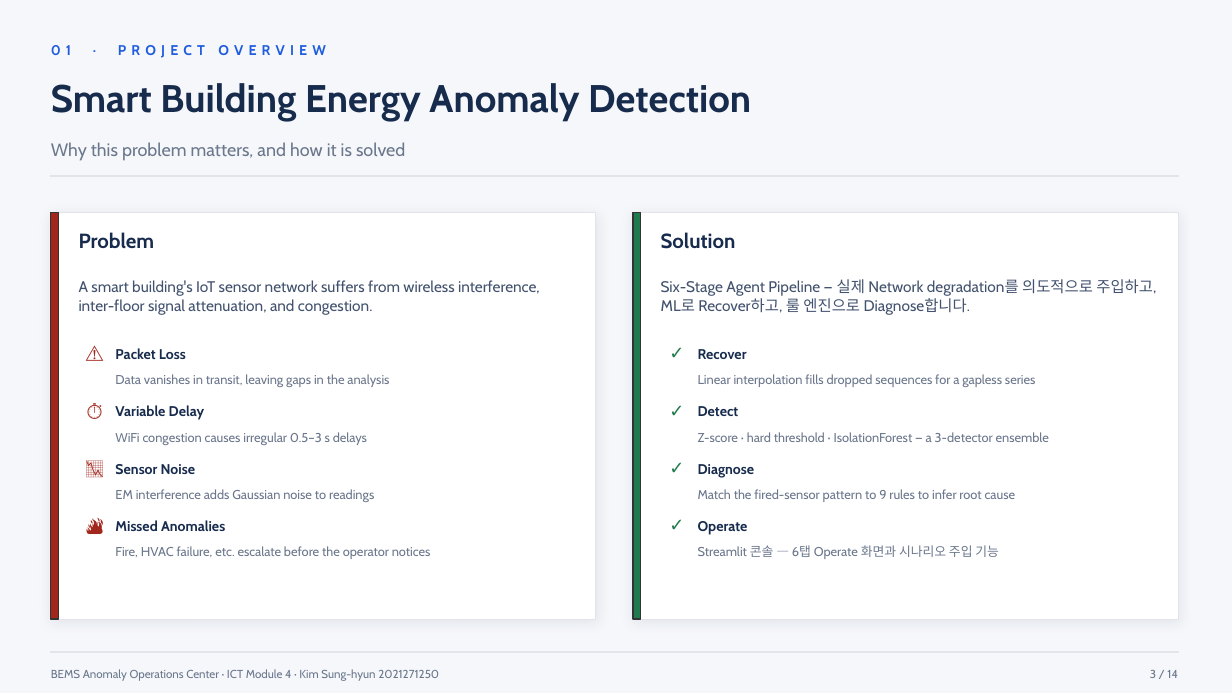
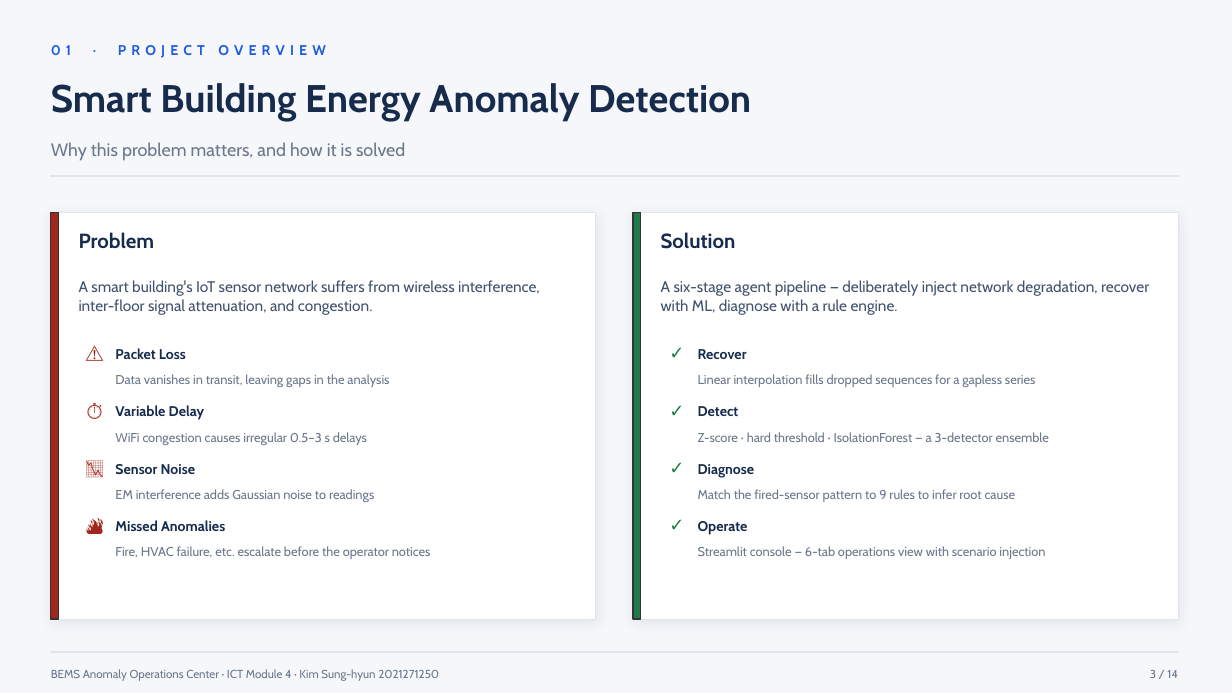
Before and after one commit to SungHyunC/BEMS-Anomaly-Operations-Center, a slide deck: slide 3 of BEMS_Presentation_EN.pptx. Drawn at 1232x693 pixels with LibreOffice and Linux fonts; fonts in the diff are those of the drawing. Boxes give left, top, right and bottom in pixels: in the first picture for what was removed or moved away, otherwise in the second. Text is boxed around its words. In the diff, an @@ line names an element or a change of style, - is before the commit and + after.

```diff
--- a/BEMS_Presentation_EN.pptx
+++ b/BEMS_Presentation_EN.pptx
@@ text at box(661, 280, 1149, 315): text changed @@
-Six-Stage Agent Pipeline — 실제 Network degradation를 의도적으로 주입하고, ML로 Recover하고, 룰 엔진으로 Diagnose합니다.
+A six-stage agent pipeline — deliberately inject network degradation, recover with ML, diagnose with a rule engine.
@@ text at box(698, 546, 1045, 559): text changed @@
-Streamlit 콘솔 — 6탭 Operate 화면과 시나리오 주입 기능
+Streamlit console — 6-tab operations view with scenario injection
```
Also in this commit, not shown: 6 other slides changed, 1 other file.
